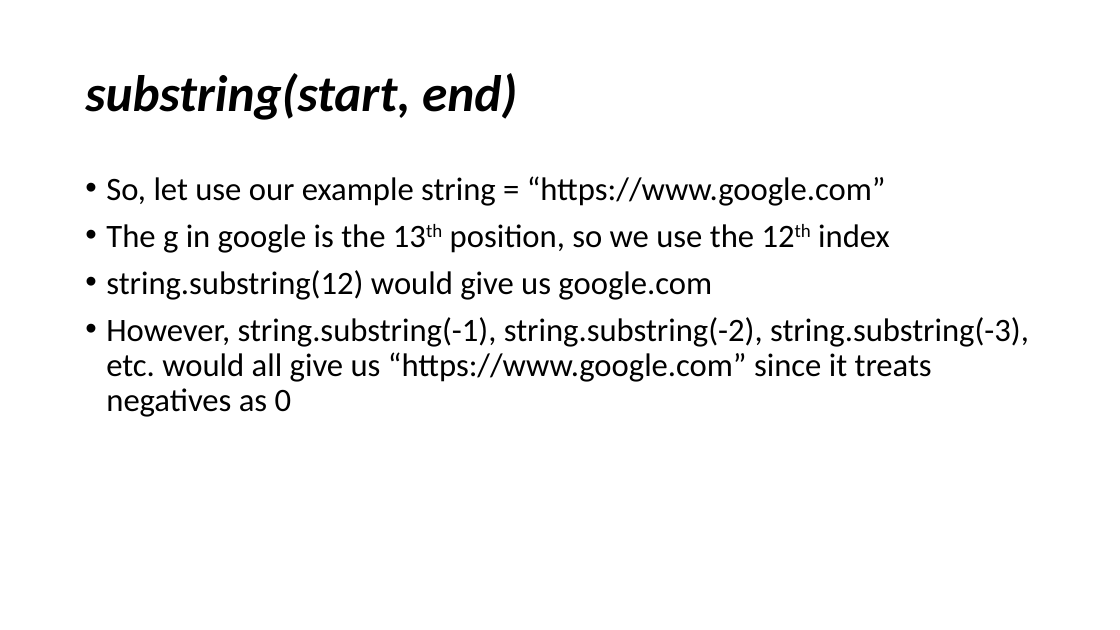
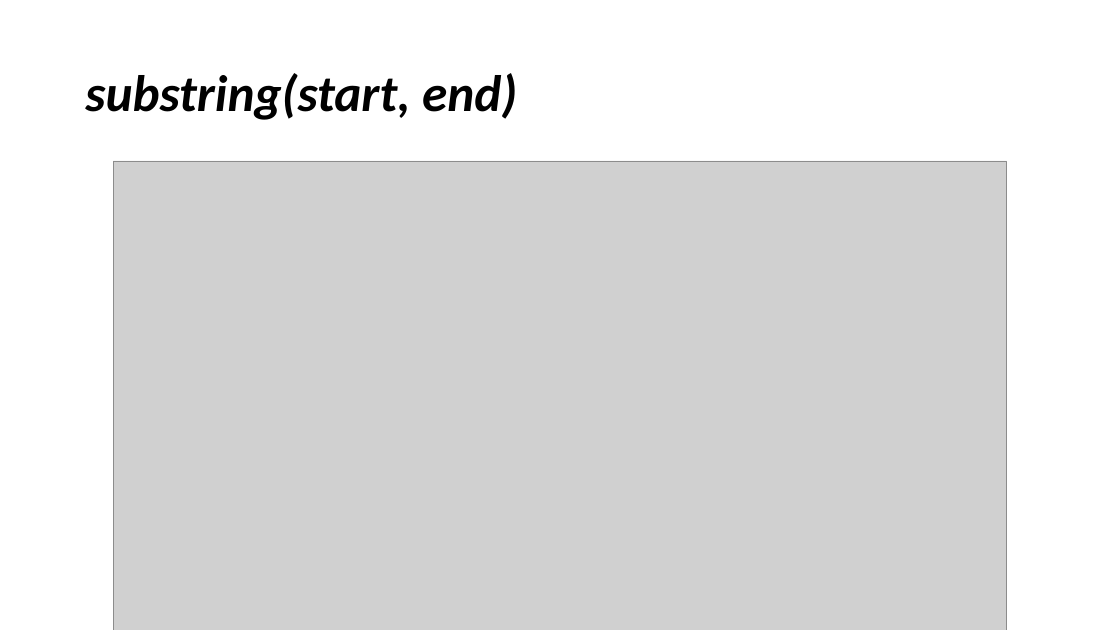
Before and after one commit to YWCANWIL-TechLab/Module4-DataTypes-Day1, a slide deck: slide 16 of slides/Strings.pptx. Drawn at 1120x630 pixels with LibreOffice and Linux fonts; fonts in the diff are those of the drawing; grey boxes stand for pictures. Boxes give left, top, right and bottom in pixels: in the first picture for what was removed or moved away, otherwise in the second. Text is boxed around its words. In the diff, an @@ line names an element or a change of style, - is before the commit and + after.

```diff
--- a/slides/Strings.pptx
+++ b/slides/Strings.pptx
@@ text removed at [106, 176, 1029, 417] @@
-• So, let use our example string = “https://www.google.com”
-• The g in google is the 13th position, so we use the 12th index
-• string.substring(12) would give us google.com
-• However, string.substring(-1), string.substring(-2), string.substring(-3), etc. would all give us “https://www.google.com” since it treats negatives as 0
@@ picture added at [113, 161, 1007, 630] @@
```
Also in this commit, not shown: 16 other slides changed, 1 slide added, 3 slides removed.
